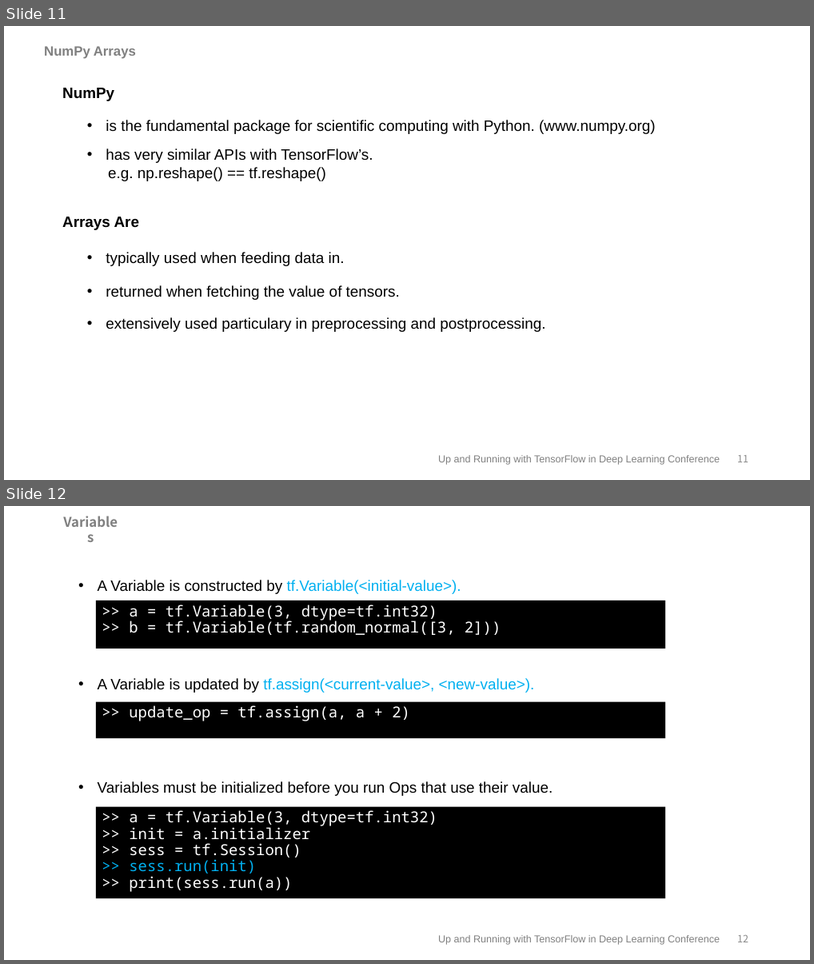
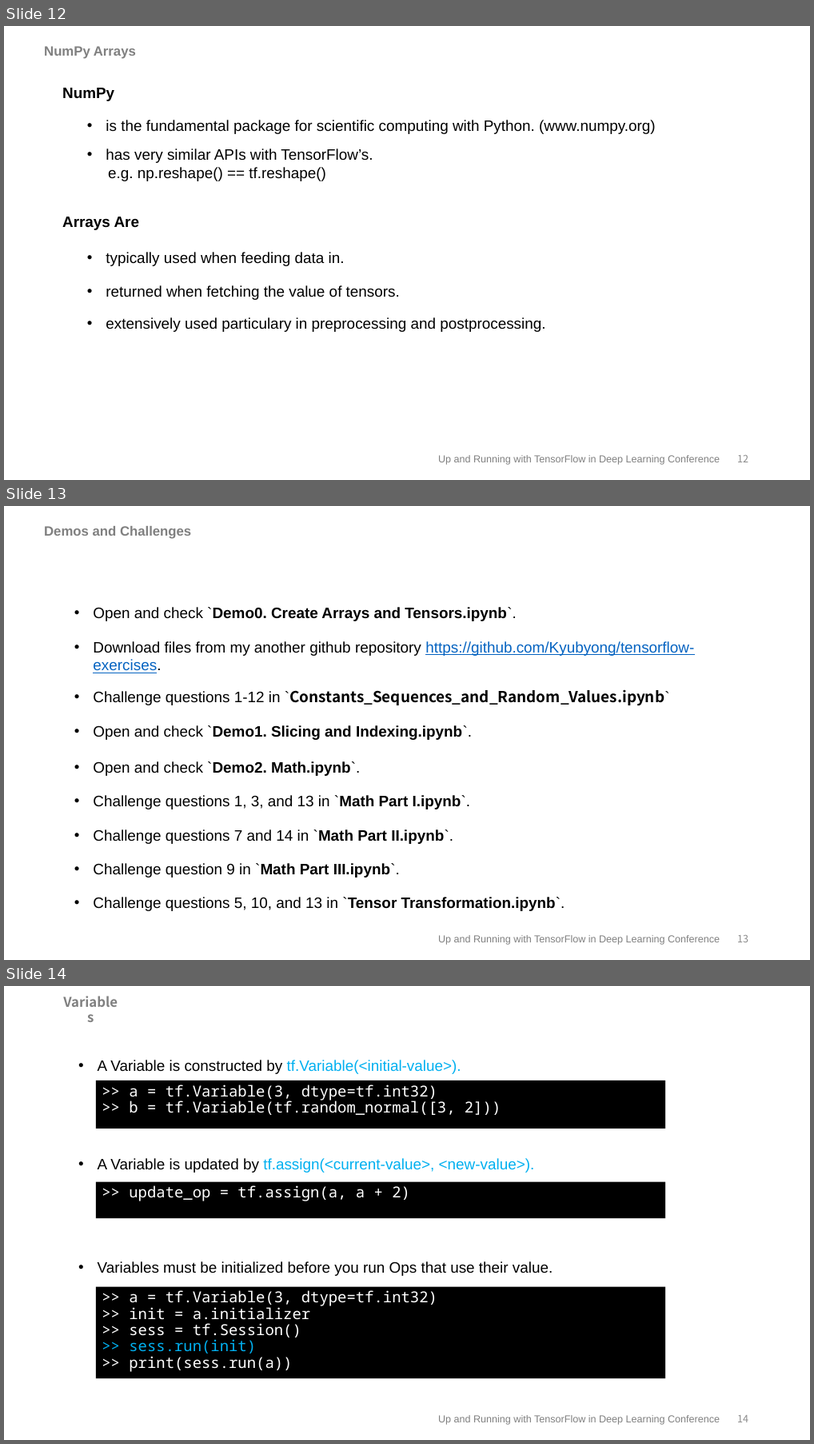
Before and after one commit to Kyubyong/up_and_running_with_Tensorflow, a slide deck: up and running with tensorflow.pptx. Shown one above the other, each under a label of ours: slides 11 and 12 before the commit, slides 12, 13 and 14 after it. The pictures are 814x964 and 814x1444 pixels, drawn with LibreOffice and Linux fonts; fonts in the diff are those of the drawing. Boxes give left, top, right and bottom in pixels: in the first picture for what was removed or moved away, otherwise in the second. Text is boxed around its words. In the diff, an @@ line names an element or a change of style, - is before the commit and + after.

```diff
--- a/up and running with tensorflow.pptx
+++ b/up and running with tensorflow.pptx
@@ slide 13 added at bbox=[4, 506, 810, 960], background #FFFFFF @@
@@ text added at bbox=[44, 526, 191, 539], 16 pt, text #808080, bold @@
+Demos and Challenges
@@ text added at bbox=[93, 607, 516, 621], 18 pt, text #000000, bold @@
+• Open and check `Demo0. Create Arrays and Tensors.ipynb`.
@@ title added at bbox=[93, 641, 694, 673], 18 pt, text #0563C1, underline @@
+• Download files from my another github repository https://github.com/Kyubyong/tensorflow-exercises.
@@ text added at bbox=[93, 691, 670, 706], 18 pt, text #000000, bold @@
+• Challenge questions 1-12 in `Constants_Sequences_and_Random_Values.ipynb`
@@ text added at bbox=[93, 725, 472, 740], 18 pt, text #000000, bold @@
+• Open and check `Demo1. Slicing and Indexing.ipynb`.
@@ text added at bbox=[93, 761, 360, 776], 18 pt, text #000000, bold @@
+• Open and check `Demo2. Math.ipynb`.
@@ text added at bbox=[93, 795, 471, 809], 18 pt, text #000000 @@
+• Challenge questions 1, 3, and 13 in `Math Part I.ipynb`.
@@ text added at bbox=[93, 829, 454, 844], 18 pt, text #000000 @@
+• Challenge questions 7 and 14 in `Math Part II.ipynb`.
@@ text added at bbox=[93, 863, 400, 877], 18 pt, text #000000 @@
+• Challenge question 9 in `Math Part III.ipynb`.
@@ text added at bbox=[93, 896, 566, 911], 18 pt, text #000000 @@
+• Challenge questions 5, 10, and 13 in `Tensor Transformation.ipynb`.
@@ text added at bbox=[438, 935, 720, 944], 12 pt, text #808080 @@
+Up and Running with TensorFlow in Deep Learning Conference
@@ page number added at bbox=[738, 935, 749, 942], 12 pt, text #8C8C8C @@
+13
@@ what was slide 11 is now slide 12 @@
@@ page number at bbox=[738, 455, 749, 462]: text changed @@
-11
+12
@@ what was slide 12 is now slide 14 @@
@@ page number at bbox=[738, 1415, 749, 1422]: text changed @@
-12
+14
```
Also in this commit, not shown: 5 other slides added, 14 other files.
